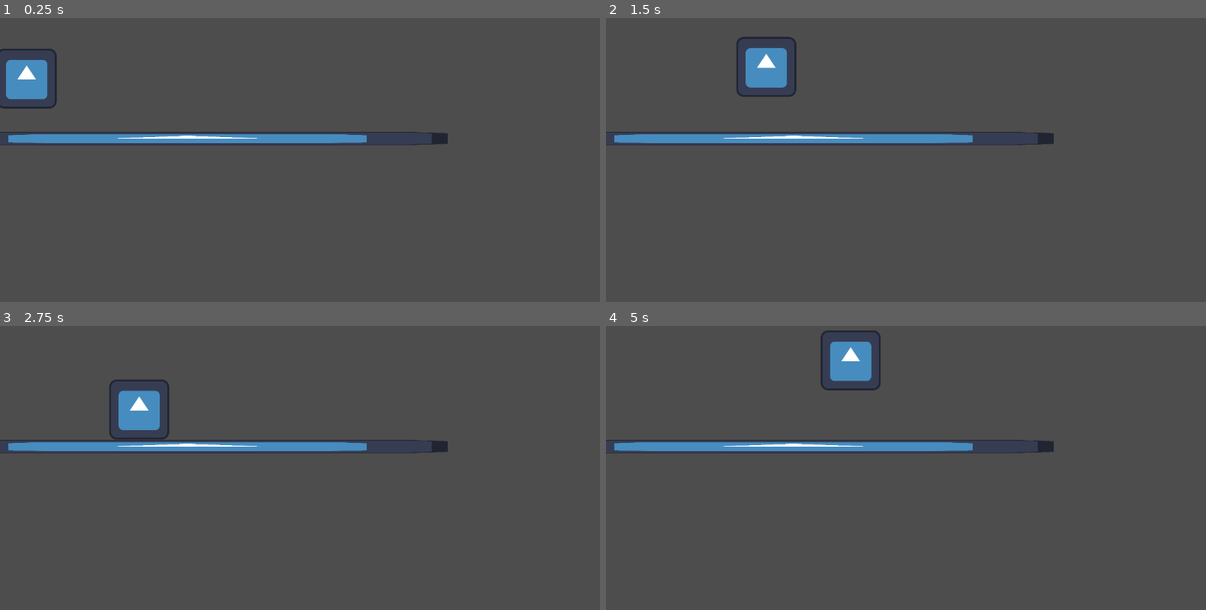
Above: before the commit, frames 1-4 (two rows, left to right).
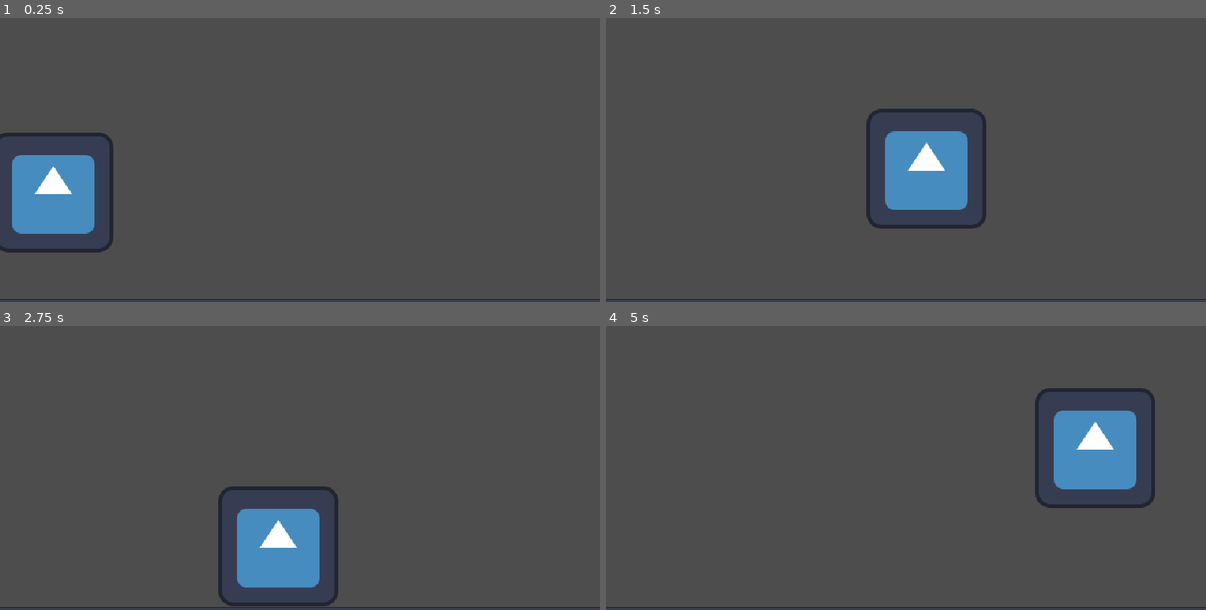
Above: after the commit, the same moments.

Repository: SwiftDust/console
Game: Godot game, scene res://World/world.tscn
Two runs of this game, one before a commit and one after it. Both use one fixed random seed, a clock stepped at 60 frames per second and the inputs below. The engine's default icon, where the game draws it, is replaced by a stand-in: a white triangle on a blue panel in a dark square.
Inputs:
- Up to frame 1 (0.25 s): no input
- Up to frame 2 (1.5 s): tap Enter at 0.5 s; hold D (tilt_right) from 0.53 s (still down); tap Alt at 0.6 s; tap Space (jump) at 0.77 s; tap Shift at 1.35 s
- Up to frame 3 (2.75 s): tap Space (jump) at 1.52 s; release D (tilt_right) at 2.03 s; hold A (tilt_left) from 2.03 s (still down); tap Alt at 2.1 s
- Up to frame 4 (5 s): release A (tilt_left) at 2.78 s; hold D (tilt_right) 2.78-4.28 s; tap Shift at 2.85, 4.35 s; tap Space (jump) at 3.02, 3.77, 4.52 s; tap Alt at 3.6 s; hold A (tilt_left) from 4.28 s (still down)

The runs differ from the first frame. In frame 1, 8.1% of the frame differs, in the area x 0-100%, y 10-100%; in frame 2, 7.7%; in frame 3, 8.6%; in frame 4, 8.6%, in the area x 0-100%, y 1-100%.

Commit message:
not functioning yet, just experimenting

Diff:
--- a/game/Player/player.tscn
+++ b/game/Player/player.tscn
@@ -1,10 +1,64 @@
-[gd_scene load_steps=4 format=3 uid="uid://cx2mv5nb0ytjf"]
+[gd_scene load_steps=8 format=3 uid="uid://cx2mv5nb0ytjf"]
 
 [ext_resource type="Script" uid="uid://b0icr025pj378" path="res://Player/player.gd" id="1_4ntmi"]
 [ext_resource type="Texture2D" uid="uid://btb2jfylvnofv" path="res://icon.svg" id="1_l8h54"]
 
 [sub_resource type="RectangleShape2D" id="RectangleShape2D_4ntmi"]
 size = Vector2(130, 127)
+
+[sub_resource type="Animation" id="Animation_4ntmi"]
+resource_name = "move_left"
+length = 0.5
+tracks/0/type = "value"
+tracks/0/imported = false
+tracks/0/enabled = true
+tracks/0/path = NodePath("Camera2D:offset")
+tracks/0/interp = 1
+tracks/0/loop_wrap = true
+tracks/0/keys = {
+"times": PackedFloat32Array(0, 0.5),
+"transitions": PackedFloat32Array(1, 1),
+"update": 0,
+"values": [Vector2(100, -50), Vector2(-100, -50)]
+}
+
+[sub_resource type="Animation" id="Animation_btcbx"]
+length = 0.001
+tracks/0/type = "value"
+tracks/0/imported = false
+tracks/0/enabled = true
+tracks/0/path = NodePath("Camera2D:offset")
+tracks/0/interp = 1
+tracks/0/loop_wrap = true
+tracks/0/keys = {
+"times": PackedFloat32Array(0),
+"transitions": PackedFloat32Array(1),
+"update": 0,
+"values": [Vector2(0, 0)]
+}
+
+[sub_resource type="Animation" id="Animation_gwnis"]
+resource_name = "move_right"
+length = 0.5
+tracks/0/type = "value"
+tracks/0/imported = false
+tracks/0/enabled = true
+tracks/0/path = NodePath("Camera2D:offset")
+tracks/0/interp = 1
+tracks/0/loop_wrap = true
+tracks/0/keys = {
+"times": PackedFloat32Array(0, 0.5),
+"transitions": PackedFloat32Array(1, 1),
+"update": 0,
+"values": [Vector2(-100, 50), Vector2(100, -50)]
+}
+
+[sub_resource type="AnimationLibrary" id="AnimationLibrary_k53q1"]
+_data = {
+&"RESET": SubResource("Animation_btcbx"),
+&"move_left": SubResource("Animation_4ntmi"),
+&"move_right": SubResource("Animation_gwnis")
+}
 
 [node name="Player" type="CharacterBody2D"]
 script = ExtResource("1_4ntmi")
@@ -20,4 +74,16 @@
 wait_time = 2.0
 one_shot = true
 
+[node name="Camera2D" type="Camera2D" parent="."]
+enabled = false
+position_smoothing_enabled = true
+position_smoothing_speed = 2.0
+rotation_smoothing_enabled = true
+rotation_smoothing_speed = 2.0
+
+[node name="AnimationPlayer" type="AnimationPlayer" parent="."]
+libraries = {
+&"": SubResource("AnimationLibrary_k53q1")
+}
+
 [connection signal="timeout" from="BurstTimer" to="." method="_on_burst_timer_timeout"]
--- /dev/null
+++ b/game/World/ground.gd
@@ -0,0 +1,26 @@
+extends TileMapLayer
+
+var moisture = FastNoiseLite.new()
+var temperature = FastNoiseLite.new()
+var altitude = FastNoiseLite.new()
+var width = 16
+var height = 16
+@onready var player: CharacterBody2D = $"../Player"
+
+
+func _ready() -> void:
+	moisture.seed = randi()
+	temperature.seed = randi()
+	altitude.seed = randi()
+
+func _process(delta: float) -> void:
+	generate_chunk(player.position)
+
+func generate_chunk(position):
+	var tile_pos = local_to_map(position)
+	for x in range(width):
+		for y in range(height):
+			var moist = moisture.get_noise_2d(tile_pos.x + x, tile_pos.y + y)
+			var temp = temperature.get_noise_2d(tile_pos.x + x, tile_pos.y + y)
+			var alt = altitude.get_noise_2d(tile_pos.x + x, tile_pos.y + y)
+			set_cell(0, Vector2i(tile_pos.x + x, tile_pos.y + y), 2, Vector2i(9, 5))
--- /dev/null
+++ b/game/World/procedural_gen_testing.gd
@@ -0,0 +1 @@
+extends Node2D
--- /dev/null
+++ b/game/World/procedural_gen_testing.tscn
@@ -0,0 +1,43 @@
+[gd_scene load_steps=7 format=3 uid="uid://dsejckkhddqks"]
+
+[ext_resource type="Script" uid="uid://tisadn6ahrd5" path="res://World/procedural_gen_testing.gd" id="1_28nu2"]
+[ext_resource type="Texture2D" uid="uid://ck773a5wt2iol" path="res://World/tilemapx2.png" id="1_ca8h2"]
+[ext_resource type="Script" uid="uid://lfw5o347m2er" path="res://World/ground.gd" id="3_k4iyi"]
+[ext_resource type="PackedScene" uid="uid://cx2mv5nb0ytjf" path="res://Player/player.tscn" id="4_0a6sp"]
+
+[sub_resource type="TileSetAtlasSource" id="TileSetAtlasSource_28nu2"]
+texture = ExtResource("1_ca8h2")
+texture_region_size = Vector2i(32, 32)
+18:10/0 = 0
+19:10/0 = 0
+18:11/0 = 0
+19:11/0 = 0
+5:6/0 = 0
+4:6/0 = 0
+3:6/0 = 0
+3:5/0 = 0
+4:5/0 = 0
+5:5/0 = 0
+5:4/0 = 0
+4:4/0 = 0
+3:4/0 = 0
+7:4/0 = 0
+7:5/0 = 0
+7:6/0 = 0
+9:5/0 = 0
+9:5/0/physics_layer_0/polygon_0/points = PackedVector2Array(-16, -16, 16, -16, 16, 16, -16, 16)
+
+[sub_resource type="TileSet" id="TileSet_28nu2"]
+tile_size = Vector2i(32, 32)
+physics_layer_0/collision_layer = 1
+sources/2 = SubResource("TileSetAtlasSource_28nu2")
+
+[node name="procedural-gen-testing" type="Node2D"]
+script = ExtResource("1_28nu2")
+
+[node name="Ground" type="TileMapLayer" parent="."]
+tile_set = SubResource("TileSet_28nu2")
+rendering_quadrant_size = 32
+script = ExtResource("3_k4iyi")
+
+[node name="Player" parent="." instance=ExtResource("4_0a6sp")]
--- /dev/null
+++ b/game/World/walker_generator.gd
@@ -0,0 +1,6 @@
+@tool
+extends Node
+class_name WalkerGenerator
+
+@export var map_dimensions: Vector2i = Vector2i(40, 40)
+@export var total_steps: int = 600
--- a/game/project.godot
+++ b/game/project.godot
@@ -19,8 +19,10 @@
 
 window/size/viewport_width=640
 window/size/viewport_height=360
+window/size/resizable=false
 window/size/window_width_override=1280
 window/size/window_height_override=720
+window/stretch/mode="viewport"
 
 [editor_plugins]
 
Not shown, added: game/World/ground.gd.uid
Not shown, added: game/World/procedural_gen_testing.gd.uid
Binary file added: game/World/tilemap.png
Not shown, added: game/World/tilemap.png.import
Binary file added: game/World/tilemapx2.png
Not shown, added: game/World/tilemapx2.png.import
Not shown, added: game/World/walker_generator.gd.uid
